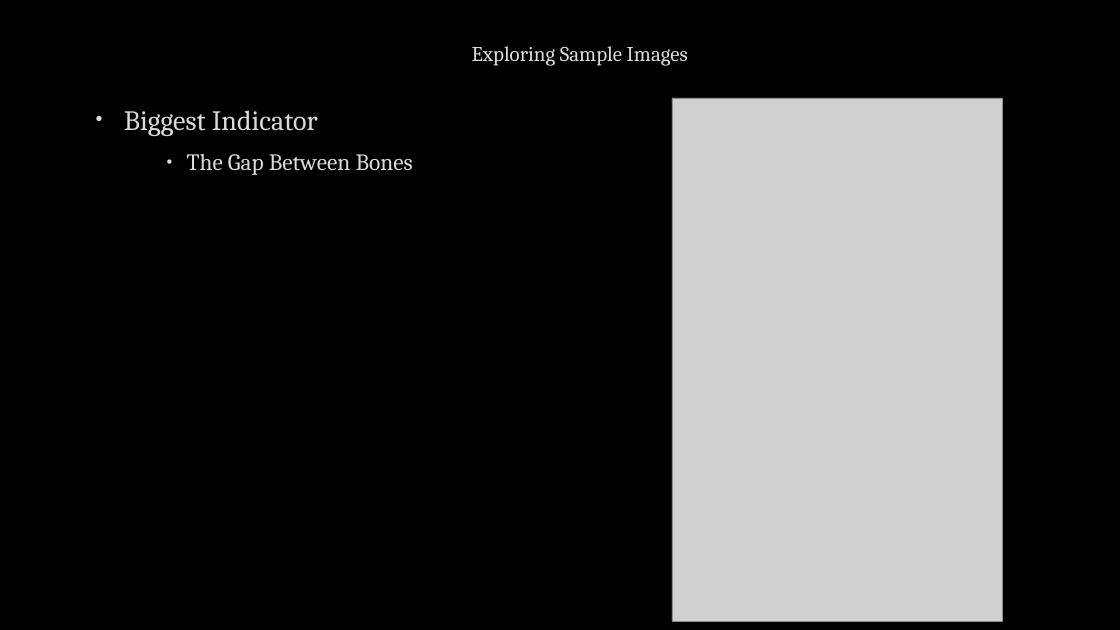
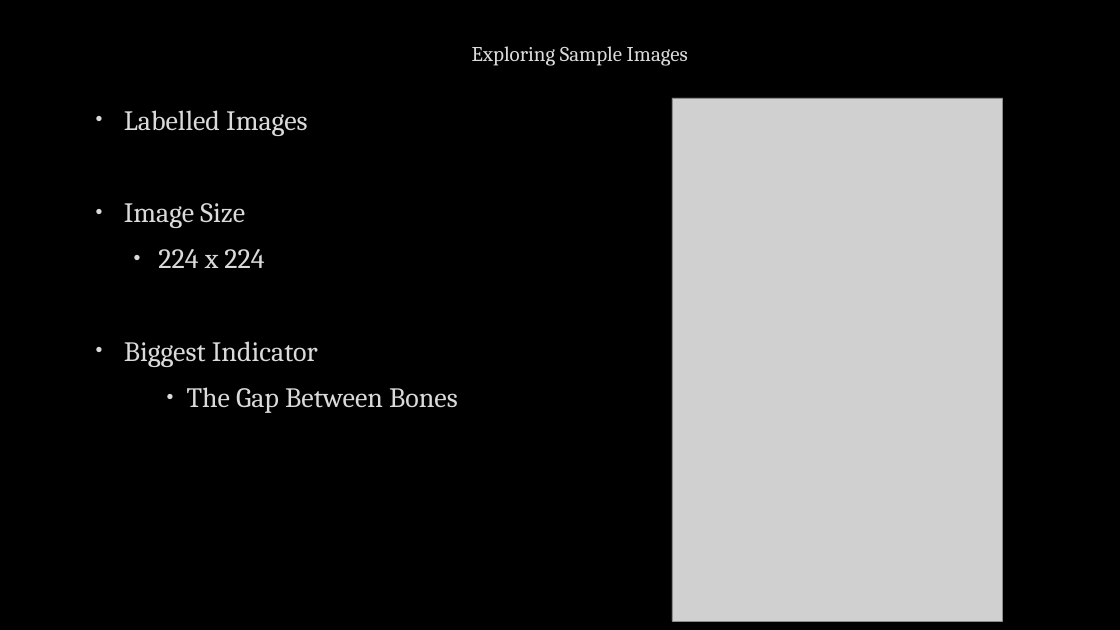
Before and after one commit to omi-singh17/X-Ray-Images-Deep-Learning-Classification, a slide deck: slide 5 of Capstone 3 Final Presentation_Non_Technical.pptx (slide 6 before the commit). Drawn at 1120x630 pixels with LibreOffice and Linux fonts; fonts in the diff are those of the drawing; grey boxes stand for pictures; background and template pictures are left out. Boxes give left, top, right and bottom in pixels: in the first picture for what was removed or moved away, otherwise in the second. Text is boxed around its words. In the diff, an @@ line names an element or a change of style, - is before the commit and + after.

Commit message:
Updated file

```diff
--- a/Capstone 3 Final Presentation_Non_Technical.pptx
+++ b/Capstone 3 Final Presentation_Non_Technical.pptx
@@ text at (124, 110, 307, 268): paragraphs added @@
+• Labelled Images
+• Image Size
+  • 224 x 224
@@ text at (187, 387, 458, 413): size 20 to 24 pt in "The Gap Between Bones" @@
```
Also in this commit, not shown: 2 other slides changed, 1 slide removed.
